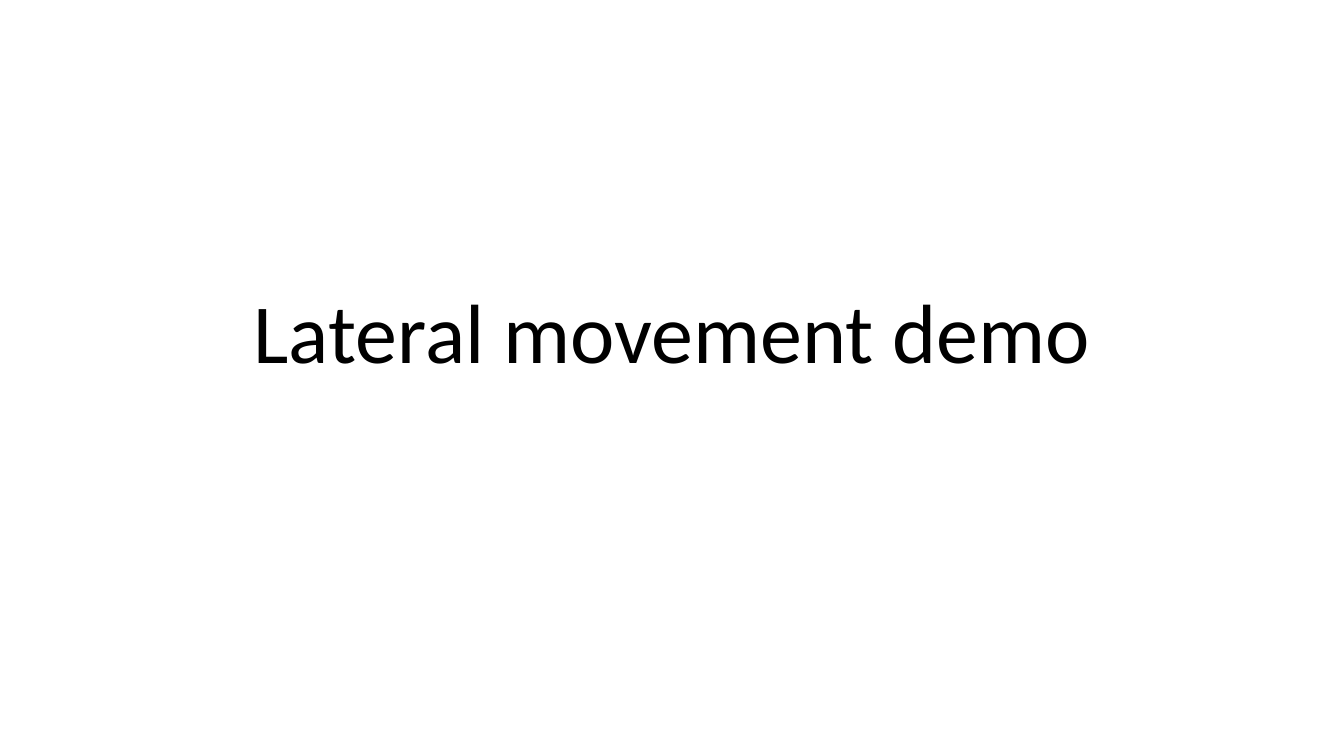
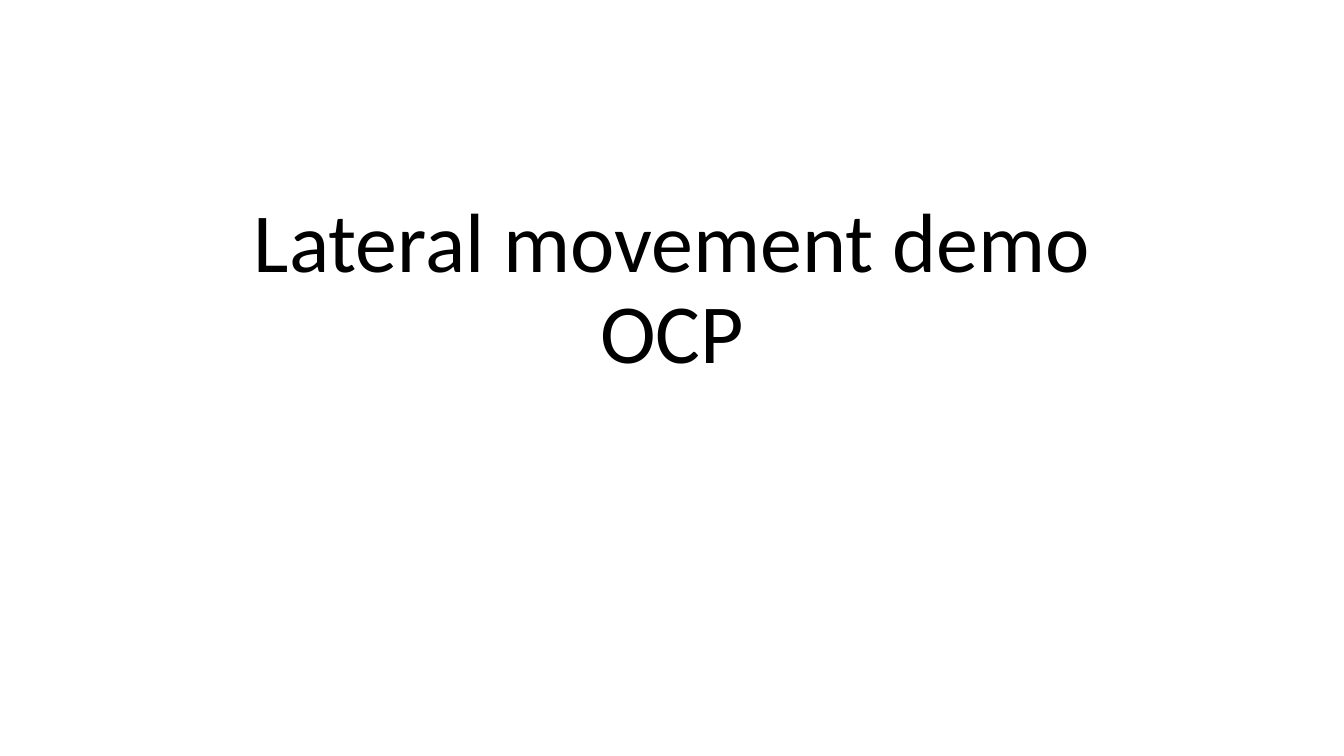
Before and after one commit to gramsimamsi/bachelorThesis, a slide deck: slide 9 of Screenshots.pptx (slide 10 before the commit). Drawn at 1344x756 pixels with LibreOffice and Linux fonts; fonts in the diff are those of the drawing. Boxes give left, top, right and bottom in pixels: in the first picture for what was removed or moved away, otherwise in the second. Text is boxed around its words. In the diff, an @@ line names an element or a change of style, - is before the commit and + after.

Commit message:
added additional links for aks default config, screenshots for aks netpol demo

```diff
--- a/Screenshots.pptx
+++ b/Screenshots.pptx
@@ title at <box>254,213,1090,364</box>: text changed @@
-Lateral movement demo
+Lateral movement demo OCP
```
Also in this commit, not shown: 14 other slides changed, 28 slides added, 1 slide removed, 1 other file.
